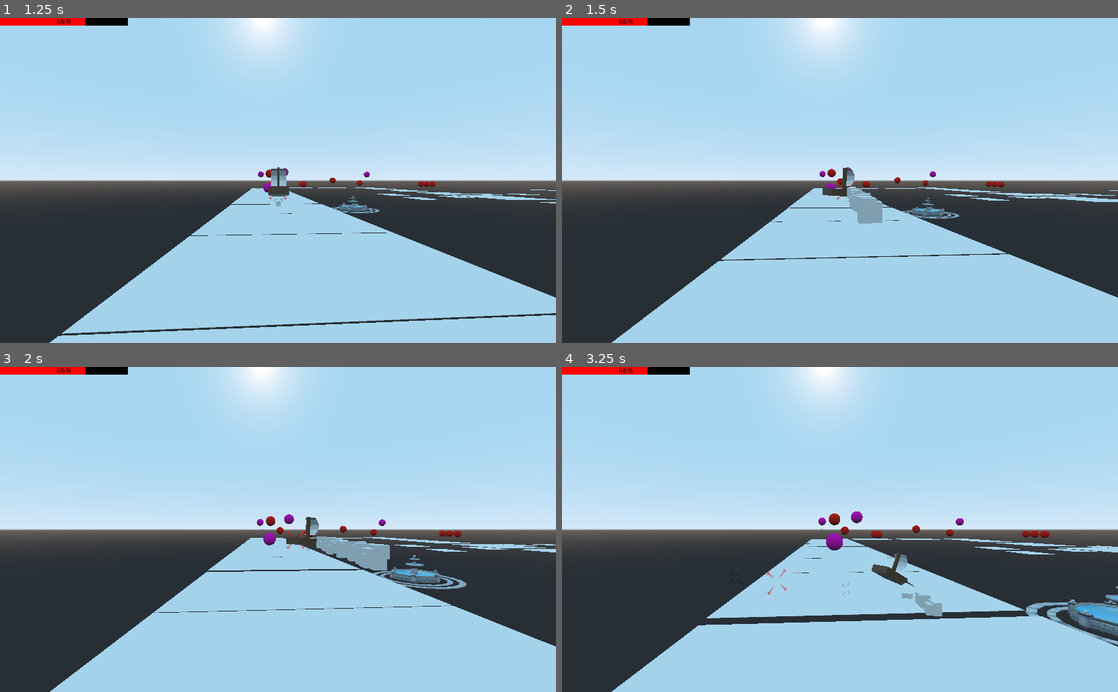
Above: before the commit, frames 1-4 (two rows, left to right).
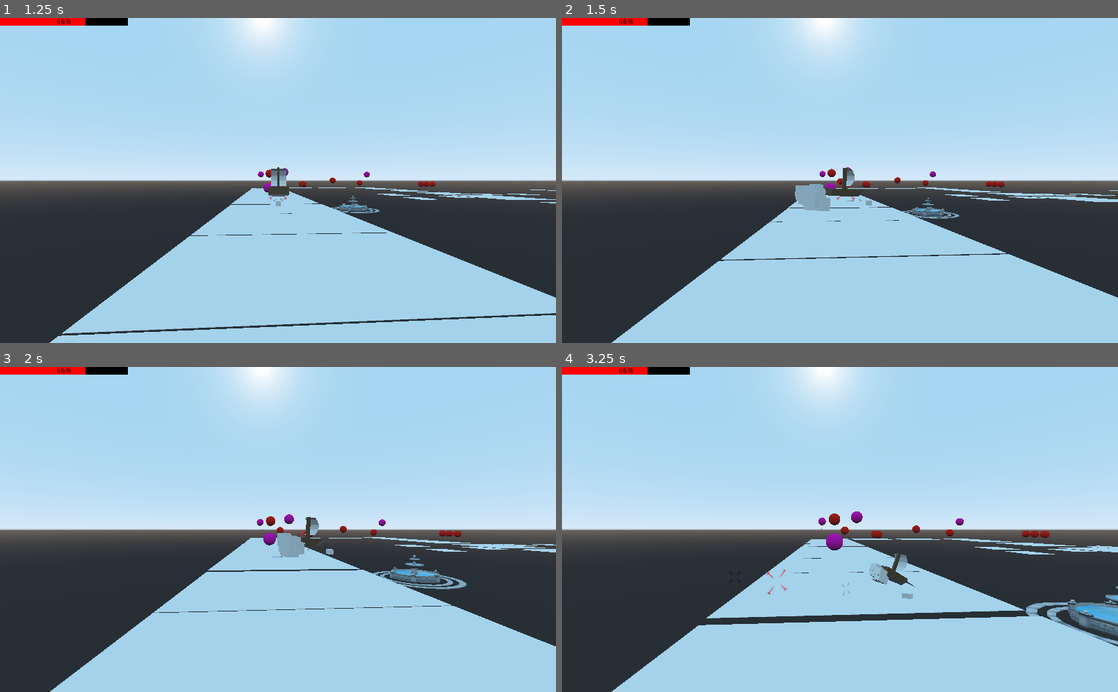
Above: after the commit, the same moments.

Repository: Joren-S-Tier/WolfLance-Alpha
Game: Godot game, scene res://main menu.tscn
The game is run twice, just before and just after one commit, with the same random seed, the same clock (stepped at 60 frames per second) and the same inputs. Sound files missing from this copy of the repository are replaced by a short silence.
Inputs (mouse positions are in pixels of both pictures, inside the frame that each line leads up to):
- Up to frame 1 (1.25 s): click (127, 239) at 0.5 s
- Up to frame 2 (1.5 s): move the mouse to (962, 164) at 1.27 s; hold D (move_right) from 1.28 s (still down); hold Space (boosting) from 1.28 s (still down); click (962, 164) at 1.42 s
- Up to frame 3 (2 s): keep holding D (move_right); keep holding Space (boosting)
- Up to frame 4 (3.25 s): move the mouse to (728, 545) at 2.02 s; release D (move_right) at 2.03 s; release Space (boosting) at 2.03 s; hold S (move_down) 2.03-2.78 s; tap Down (aim_down) at 2.1 s; tap Space (boosting) at 2.3, 3.05 s; move the mouse to (895, 458) at 2.77 s; hold D (move_right) from 2.78 s (still down); hold Left (aim_left) from 2.78 s (still down)

Frame 1 is identical in both runs. In frame 2, 0.9% of the frame differs, in the area x 41-58%, y 51-64%; in frame 3, 1.1%, in the area x 49-71%, y 51-63%; in frame 4, 0.4%.

Commit message:
Fix Boost and Dodge Particle Effect

Diff:
--- a/WolfLance-VS-Alpha/Basic Enemy.tscn
+++ b/WolfLance-VS-Alpha/Basic Enemy.tscn
@@ -12,19 +12,19 @@
 [node name="BasicEnemy" type="KinematicBody" groups=["Enemy"]]
 script = ExtResource( 1 )
 
-[node name="MeshInstance" type="MeshInstance" parent="."]
+[node name="MeshInstance" type="MeshInstance" parent="." groups=["Enemy"]]
 mesh = SubResource( 2 )
 material/0 = SubResource( 3 )
 
-[node name="Area" type="Area" parent="."]
+[node name="Area" type="Area" parent="." groups=["Enemy"]]
 
-[node name="CollisionShape" type="CollisionShape" parent="Area"]
+[node name="CollisionShape" type="CollisionShape" parent="Area" groups=["Enemy"]]
 shape = SubResource( 1 )
 
-[node name="PlayerDetection" type="Area" parent="."]
+[node name="PlayerDetection" type="Area" parent="." groups=["Enemy"]]
 transform = Transform( 25, 0, 0, 0, 25, 0, 0, 0, 25, 0, 0, 0 )
 
-[node name="CollisionShape" type="CollisionShape" parent="PlayerDetection"]
+[node name="CollisionShape" type="CollisionShape" parent="PlayerDetection" groups=["Enemy"]]
 shape = SubResource( 1 )
 
 [connection signal="body_entered" from="Area" to="." method="_on_Area_body_entered"]
--- a/WolfLance-VS-Alpha/explosion.gd
+++ b/WolfLance-VS-Alpha/explosion.gd
@@ -22,14 +22,13 @@
 	queue_free()
 
 
-#func _on_explosion_body_entered(body):
-#	if body.is_in_group("Enemy"):
-#		print ("Enemy hit by explosion")
+func _on_explosion_body_entered(body):
+	if body.is_in_group("Enemy"):
+		print ("Enemy hit by explosion")
 
 
 func _on_startupTimer_timeout():
 	var targets = get_overlapping_bodies()
 	print (targets)
 	for target in targets:
-		if target.is_in_group("Enemy"):
-			target.take_damage(1)
+		target.take_damage(1)
--- a/WolfLance-VS-Alpha/explosion.tscn
+++ b/WolfLance-VS-Alpha/explosion.tscn
@@ -11,6 +11,7 @@
 albedo_color = Color( 1, 0.635294, 0.0588235, 1 )
 
 [node name="explosion" type="Area" groups=["Projectile"]]
+collision_mask = 0
 script = ExtResource( 1 )
 
 [node name="CollisionShape" type="CollisionShape" parent="."]
--- a/WolfLance-VS-Alpha/main menu.tscn
+++ b/WolfLance-VS-Alpha/main menu.tscn
@@ -10,6 +10,9 @@
 margin_right = -401.408
 margin_bottom = -210.0
 script = ExtResource( 2 )
+__meta__ = {
+"_edit_use_anchors_": false
+}
 
 [node name="TextureRect" type="TextureRect" parent="."]
 margin_right = 1425.0
--- a/WolfLance-VS-Alpha/project.godot
+++ b/WolfLance-VS-Alpha/project.godot
@@ -96,6 +96,7 @@
 bomb={
 "deadzone": 0.5,
 "events": [ Object(InputEventJoypadButton,"resource_local_to_scene":false,"resource_name":"","device":0,"button_index":6,"pressure":0.0,"pressed":false,"script":null)
+, Object(InputEventKey,"resource_local_to_scene":false,"resource_name":"","device":0,"alt":false,"shift":false,"control":false,"meta":false,"command":false,"pressed":false,"scancode":0,"physical_scancode":16777240,"unicode":0,"echo":false,"script":null)
  ]
 }
 
--- a/WolfLance-VS-Alpha/ship.gd
+++ b/WolfLance-VS-Alpha/ship.gd
@@ -10,6 +10,8 @@
 onready var cannon = get_node("/root/main/rail/railcart/ship/ShipMesh/Cannon")
 onready var ShipMesh = get_node("/root/main/rail/railcart/ship/ShipMesh")
 onready var ShipOrient = get_node("/root/main/rail/railcart/ShipOrient")
+onready var bEmitter = get_node("/root/main/rail/railcart/ship/ShipMesh/BoostEffect")
+onready var dEmitter = get_node("/root/main/rail/railcart/ship/ShipMesh/DodgeEffect")
 var right_boundry = 50
 var left_boundry = -50
 var down_boundry = -50
@@ -39,8 +41,8 @@
 signal health_changed(value)
 
 func _ready():
-	$DodgeEffect.set_emitting(false)
-	$BoostEffect.set_emitting(false)
+	dEmitter.set_emitting(false)
+	bEmitter.set_emitting(false)
 	PlayerStats.set_max_health(max_health)
 
 
@@ -61,7 +63,7 @@
 	#self.transform.origin.z = clamp(self.transform.origin.y, forward_boundry, backward_boundry)
 
 	if is_rolling == true:
-		$DodgeEffect.set_emitting(true)
+		dEmitter.set_emitting(true)
 		if dodgeBoostSoundPlayer.is_playing() == false:
 			dodgeBoostSoundPlayer.play()
 
@@ -94,13 +96,13 @@
 
 
 func startBoostFX():
-	$BoostEffect.set_emitting(true)
+	bEmitter.set_emitting(true)
 	if boostSoundPlayer.is_playing() == false && first_boost == true:
 		boostSoundPlayer.play()
 		longBoostPlayer.play()
 
 func stopBoostFX():
-	$BoostEffect.set_emitting(false)
+	bEmitter.set_emitting(false)
 	boostSoundPlayer.stop()
 	longBoostPlayer.stop()
 	first_boost = true
@@ -115,7 +117,7 @@
 	is_rolling = false
 	$ShipMesh/Cannon/reticule1.visible = true
 	$ShipMesh/Cannon/reticule2.visible = true
-	$DodgeEffect.set_emitting(false)
+	dEmitter.set_emitting(false)
 
 func player_takes_damage(damage):
 	print("Player hit")
--- a/WolfLance-VS-Alpha/ship.tscn
+++ b/WolfLance-VS-Alpha/ship.tscn
@@ -20,21 +20,6 @@
 [ext_resource path="res://Pause.gd" type="Script" id=18]
 [ext_resource path="res://bomb.tscn" type="PackedScene" id=19]
 
-[sub_resource type="Animation" id=2]
-length = 0.001
-tracks/0/type = "value"
-tracks/0/path = NodePath("ShipMesh:rotation_degrees")
-tracks/0/interp = 1
-tracks/0/loop_wrap = true
-tracks/0/imported = false
-tracks/0/enabled = true
-tracks/0/keys = {
-"times": PoolRealArray( 0 ),
-"transitions": PoolRealArray( 1 ),
-"update": 0,
-"values": [ Vector3( 0, -180, 0 ) ]
-}
-
 [sub_resource type="ParticlesMaterial" id=3]
 emission_shape = 5
 emission_ring_radius = 8.0
@@ -52,6 +37,21 @@
 gravity = Vector3( 0, -1, 0 )
 
 [sub_resource type="CubeMesh" id=6]
+
+[sub_resource type="Animation" id=2]
+length = 0.001
+tracks/0/type = "value"
+tracks/0/path = NodePath("ShipMesh:rotation_degrees")
+tracks/0/interp = 1
+tracks/0/loop_wrap = true
+tracks/0/imported = false
+tracks/0/enabled = true
+tracks/0/keys = {
+"times": PoolRealArray( 0 ),
+"transitions": PoolRealArray( 1 ),
+"update": 0,
+"values": [ Vector3( 0, -180, 0 ) ]
+}
 
 [sub_resource type="BoxShape" id=7]
 
@@ -101,6 +101,24 @@
 pixel_size = 0.02
 texture = ExtResource( 13 )
 
+[node name="DodgeEffect" type="Particles" parent="ShipMesh"]
+transform = Transform( -1, 0, -8.74228e-08, 0, 1, 0, 8.74228e-08, 0, -1, 0, 0, 0 )
+amount = 60
+lifetime = 0.2
+explosiveness = 0.54
+randomness = 1.0
+local_coords = false
+process_material = SubResource( 3 )
+draw_pass_1 = SubResource( 4 )
+
+[node name="BoostEffect" type="Particles" parent="ShipMesh"]
+transform = Transform( -1, 0, -8.74228e-08, 0, 1, 0, 8.74228e-08, 0, -1, -1.20619e-06, -5.09436, -13.7972 )
+amount = 100
+lifetime = 0.15
+local_coords = false
+process_material = SubResource( 5 )
+draw_pass_1 = SubResource( 6 )
+
 [node name="cannonballs" type="Node2D" parent="."]
 
 [node name="cannonballCooldown" type="Timer" parent="."]
@@ -111,23 +129,6 @@
 [node name="AnimationPlayer" type="AnimationPlayer" parent="."]
 anims/RESET = SubResource( 2 )
 anims/roll = ExtResource( 7 )
-
-[node name="DodgeEffect" type="Particles" parent="."]
-amount = 60
-lifetime = 0.2
-explosiveness = 0.54
-randomness = 1.0
-local_coords = false
-process_material = SubResource( 3 )
-draw_pass_1 = SubResource( 4 )
-
-[node name="BoostEffect" type="Particles" parent="."]
-transform = Transform( 1, 0, 0, 0, 1, 0, 0, 0, 1, 0, -5.09436, 13.7972 )
-amount = 100
-lifetime = 0.15
-local_coords = false
-process_material = SubResource( 5 )
-draw_pass_1 = SubResource( 6 )
 
 [node name="audioPlayers" type="Spatial" parent="."]
 transform = Transform( 1, 0, 0, 0, 1, 0, 0, 0, 1, 0, 18, 0 )
